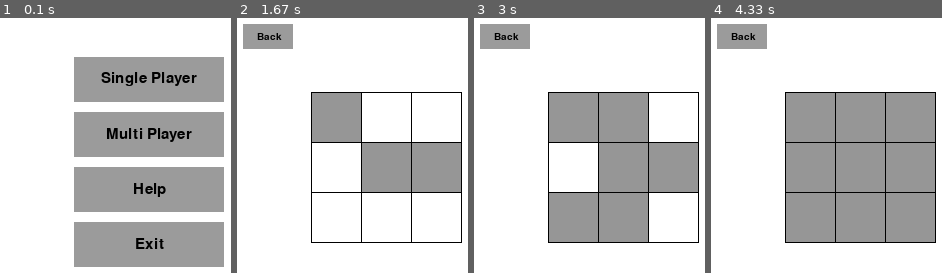
Above: before the commit, frames 1-4 (left to right).
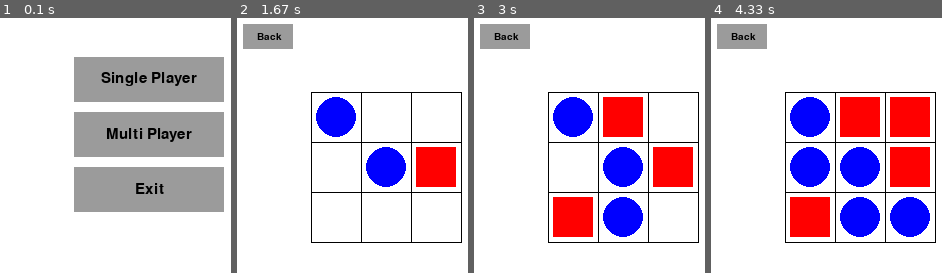
Above: after the commit, the same moments.

Repository: Erickkbentz/tic-tac-toe
Game: pygame game, started from pygame-main.py
Two runs of this game, one before a commit and one after it. Both use one fixed random seed, a clock stepped at 60 frames per second and the inputs below.
Inputs (mouse positions are in pixels of both pictures, inside the frame that each line leads up to):
- Up to frame 1 (0.1 s): no input
- Up to frame 2 (1.67 s): press the mouse at (387, 79) at 0.37 s; move the mouse to (338, 158) at 0.47 s; release the mouse at (292, 237) at 0.6 s; press the mouse at (387, 165) at 0.7 s; move the mouse to (357, 112) at 0.8 s; release the mouse at (327, 58) at 0.93 s; click (417, 165) at 1.05 s; click (343, 104) at 1.38 s
- Up to frame 3 (3 s): click (638, 97) at 1.72 s; click (619, 209) at 2.05 s; click (554, 199) at 2.88 s
- Up to frame 4 (4.33 s): click (884, 216) at 3.22 s; click (905, 109) at 3.55 s; click (808, 153) at 3.88 s

The runs differ from the first frame. In frame 1, 12% of the frame differs, in the area x 32-97%, y 64-98%; in frame 2, 12%; in frame 3, 24%; in frame 4, 37%, in the area x 32-97%, y 29-88%.

Commit message:
Add win condition and fix nav

Diff:
--- a/pygame-main.py
+++ b/pygame-main.py
@@ -2,9 +2,13 @@
 
 # Example file showing a basic pygame "game loop"
 import pygame
+import time
 
 # pygame setup
 pygame.init()
+
+current_player = 1
+
 screen = pygame.display.set_mode((300, 300))
 clock = pygame.time.Clock()
 # Define grid parameters
@@ -16,18 +20,19 @@
 start_x = screen.get_width() // 2 - (cell_size * grid_size) // 2
 start_y = screen.get_height() // 2 - (cell_size * grid_size) // 2
 
-cell_colors = [[(255, 255, 255) for _ in range(grid_size)] for _ in range(grid_size)]  # initialize with white color
+cell_states = [[0 for _ in range(grid_size)] for _ in range(grid_size)]  # initialize with 0 (no circle)
+
+cell_colors = [[(255, 255, 255) for _ in range(grid_size)] for _ in range(grid_size)]  # initialisze with white color
 pygame.display.set_caption("Tic Tac Toe")
 
-def menu_button(string,font,  x, y, width, height, color, hover_color, action=None):
+
+def menu_button(string,font,  x, y, width, height, color, hover_color, action=None, clicked=False):
     mouse = pygame.mouse.get_pos()
-    click = pygame.mouse.get_pressed()
     if x + width > mouse[0] > x and y + height > mouse[1] > y:
         pygame.draw.rect(screen, hover_color, (x, y, width, height))
-        if click[0] == 1:
+        if clicked:
             if action is not None:
                 action()
-            print("Button clicked")
     else:
         pygame.draw.rect(screen, color, (x, y, width, height))
     font = pygame.font.Font('freesansbold.ttf', font)
@@ -38,7 +43,6 @@
 
 
 def draw_board():
-    menu_button("Back", 10, 7.5, 7.5, 50, 25, (155, 155, 155), (125, 125, 125), main_menu)
 
     # Draw the cells
     for x in range(grid_size):
@@ -51,23 +55,105 @@
     for y in range(grid_size + 1):
         pygame.draw.line(screen, grid_color, (start_x, start_y + y * cell_size), (start_x + cell_size * grid_size, start_y + y * cell_size))
 
+    for x in range(grid_size):
+        for y in range(grid_size):
+            if cell_states[x][y] == 1:
+                pygame.draw.circle(screen, (0, 0, 255), (start_x + x * cell_size + cell_size // 2, start_y + y * cell_size + cell_size // 2), (cell_size // 2) - 5)
+            elif cell_states[x][y] == 2:
+                pygame.draw.rect(screen, (255, 0, 0), pygame.Rect(start_x + x * cell_size + 5, start_y + y * cell_size + 5, cell_size - 10, cell_size - 10))
+
+
+def reset_game():
+    global cell_states
+    cell_states = [[0 for _ in range(grid_size)] for _ in range(grid_size)]  # initialize with 0 (no circle)
+    global cell_colors
+    cell_colors = [[(255, 255, 255) for _ in range(grid_size)] for _ in range(grid_size)]  # initialize with white color
+
 
 def single_player_game():
+    reset_game()
+    global current_player
+
     while True:
+        clicked = False
         for event in pygame.event.get():
             if event.type == pygame.QUIT:
                 pygame.quit()
                 quit()
             if event.type == pygame.MOUSEBUTTONDOWN:  # A mouse click has occurred
                 mouse_x, mouse_y = event.pos
+                clicked = pygame.mouse.get_pressed()
                 if start_x <= mouse_x <= start_x + cell_size * grid_size and start_y <= mouse_y <= start_y + cell_size * grid_size:
-                    cell_x = (mouse_x - start_x) // cell_size
-                    cell_y = (mouse_y - start_y) // cell_size
-                    print(f"Mouse clicked in cell ({cell_x}, {cell_y})")
-                    cell_colors[cell_x][cell_y] = (150, 150, 150)
+                    update_board(mouse_x, mouse_y)
+
 
         screen.fill("white")
 
+        menu_button("Back", 10, 7.5, 7.5, 50, 25, (155, 155, 155), (125, 125, 125), main_menu, clicked)
+        draw_board()
+
+        pygame.display.flip()
+        clock.tick(60)
+
+
+def update_board(mouse_x, mouse_y):
+    global current_player
+    cell_x = (mouse_x - start_x) // cell_size
+    cell_y = (mouse_y - start_y) // cell_size
+    if cell_states[cell_x][cell_y] == 0:
+            cell_states[cell_x][cell_y] = current_player
+
+    current_player = 2 if current_player == 1 else 1
+
+
+def check_winner(player):
+    # Check rows
+    for i in range(3):
+        if cell_states[i][0] == cell_states[i][1] == cell_states[i][2] == player:
+            return True
+
+    # Check columns
+    for i in range(3):
+        if cell_states[0][i] == cell_states[1][i] == cell_states[2][i] == player:
+            return True
+
+    # Check diagonals
+    if cell_states[0][0] == cell_states[1][1] == cell_states[2][2] == player:
+        return True
+    if cell_states[0][2] == cell_states[1][1] == cell_states[2][0] == player:
+        return True
+
+    return False
+
+
+def multi_player_game():
+    reset_game()
+    global current_player
+
+    while True:
+        clicked = False
+        if check_winner(1):
+            print("Player 1 wins!")
+            time.sleep(2)
+            reset_game()
+        elif check_winner(2):
+            print("Player 2 wins!")
+            time.sleep(2)
+            reset_game()
+
+        for event in pygame.event.get():
+            if event.type == pygame.QUIT:
+                pygame.quit()
+                quit()
+            if event.type == pygame.MOUSEBUTTONDOWN:
+                mouse_x, mouse_y = event.pos
+                clicked = pygame.mouse.get_pressed()
+                if start_x <= mouse_x <= start_x + cell_size * grid_size and start_y <= mouse_y <= start_y + cell_size * grid_size:
+                    update_board(mouse_x, mouse_y)
+
+        screen.fill("white")
+
+        menu_button("Back", 10, 7.5, 7.5, 50, 25, (155, 155, 155), (125, 125, 125), main_menu, clicked)
         draw_board()
 
         pygame.display.flip()
@@ -81,23 +167,22 @@
 
 def main_menu():
     while True:
-
+        clicked = False
         # poll for events
         # pygame.QUIT event means the user clicked X to close your window
         for event in pygame.event.get():
             if event.type == pygame.QUIT:
                 pygame.quit()
                 quit()
+            if event.type == pygame.MOUSEBUTTONDOWN:
+                clicked = pygame.mouse.get_pressed()
 
         # fill the screen with a color to wipe away anything from last frame
         screen.fill("white")
 
-        # RENDER YOUR GAME HERE
-
-        menu_button("Single Player", 15, 75, 40, 150, 45, (155, 155, 155), (125, 125, 125), single_player_game)
-        menu_button("Multi Player", 15, 75, 95, 150, 45, (155, 155, 155), (125, 125, 125))
-        menu_button("Help", 15, 75, 150, 150, 45, (155, 155, 155), (125, 125, 125))
-        menu_button("Exit", 15, 75, 205, 150, 45, (155, 155, 155), (125, 125, 125), exit_game)
+        menu_button("Single Player", 15, 75, 40, 150, 45, (155, 155, 155), (125, 125, 125), single_player_game, clicked)
+        menu_button("Multi Player", 15, 75, 95, 150, 45, (155, 155, 155), (125, 125, 125), multi_player_game, clicked)
+        menu_button("Exit", 15, 75, 150, 150, 45, (155, 155, 155), (125, 125, 125), exit_game, clicked)
 
         # flip() the display to put your work on screen
         pygame.display.flip()
